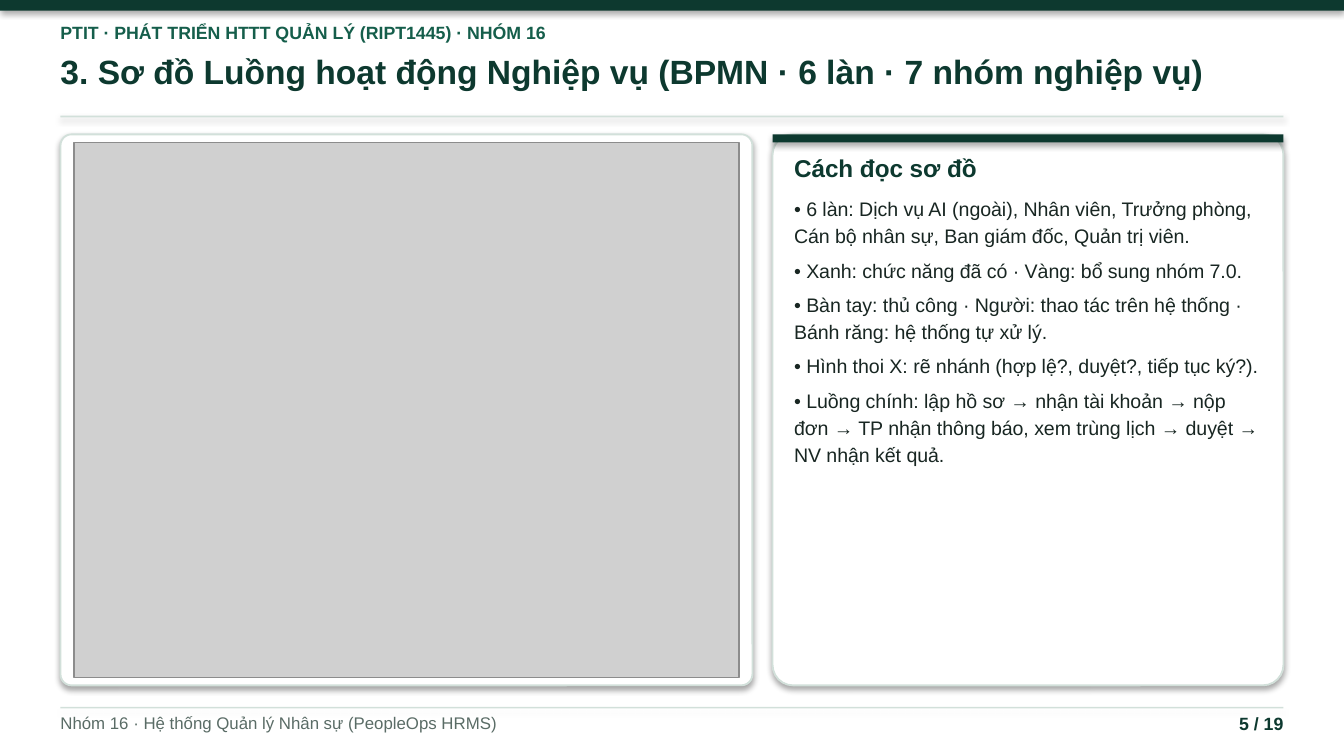
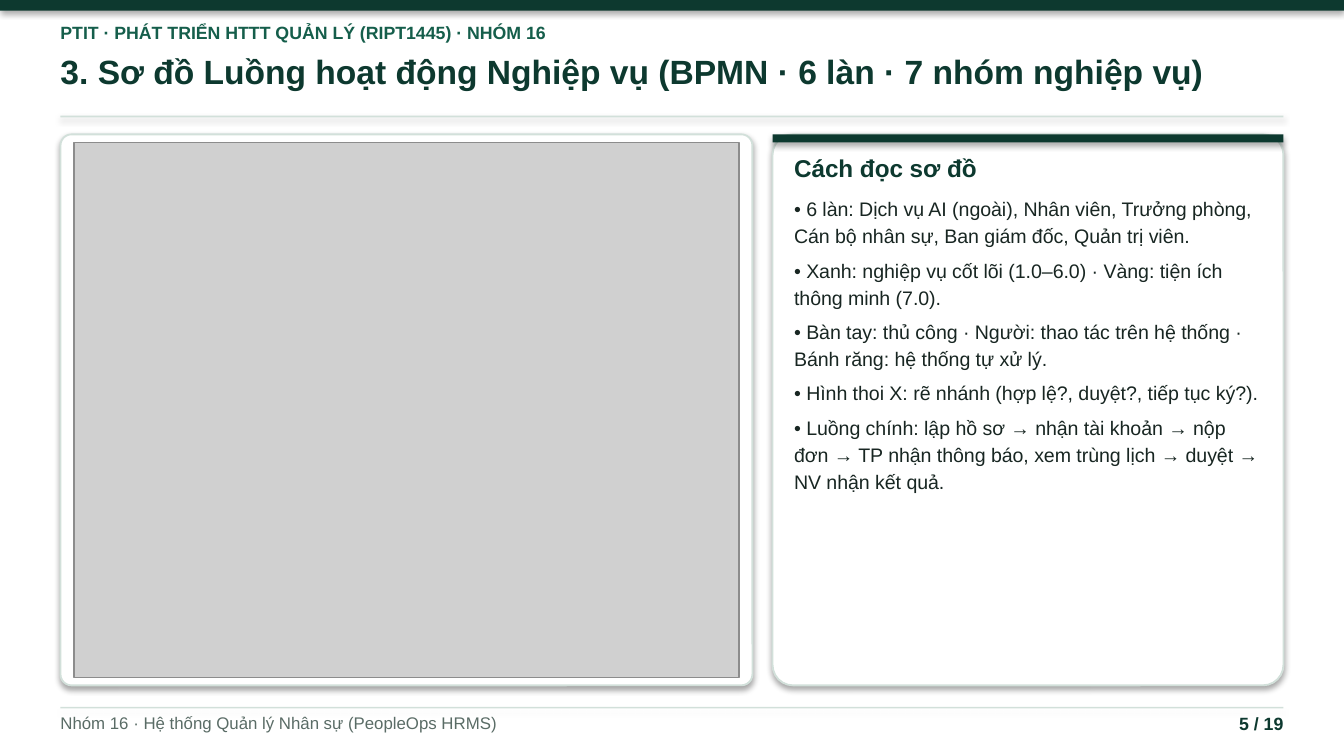
Before and after one commit to ninhduo263/human-resource-management-system, a slide deck: slide 5 of bao-cao/BAO_CAO_HTTTQL_Nhom16.pptx. Drawn at 1344x756 pixels with LibreOffice and Linux fonts; fonts in the diff are those of the drawing; grey boxes stand for pictures. Boxes give left, top, right and bottom in pixels: in the first picture for what was removed or moved away, otherwise in the second. Text is boxed around its words. In the diff, an @@ line names an element or a change of style, - is before the commit and + after.

Commit message:
docs: update cached TOC/LOT headings in DOCX and Slide 5 legend in PPTX

```diff
--- a/bao-cao/BAO_CAO_HTTTQL_Nhom16.pptx
+++ b/bao-cao/BAO_CAO_HTTTQL_Nhom16.pptx
@@ text at box(794, 263, 1223, 309): text changed @@
-• Xanh: chức năng đã có · Vàng: bổ sung nhóm 7.0.
+• Xanh: nghiệp vụ cốt lõi (1.0–6.0) · Vàng: tiện ích thông minh (7.0).
```
Also in this commit, not shown: 1 other file.
